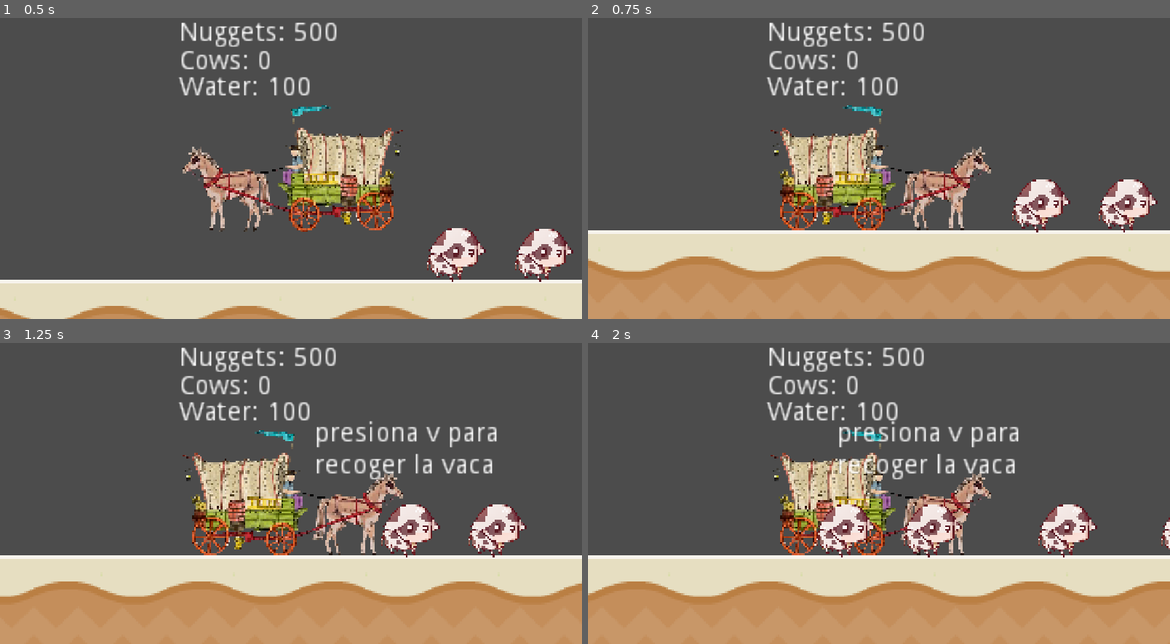
Above: before the commit, frames 1-4 (two rows, left to right).
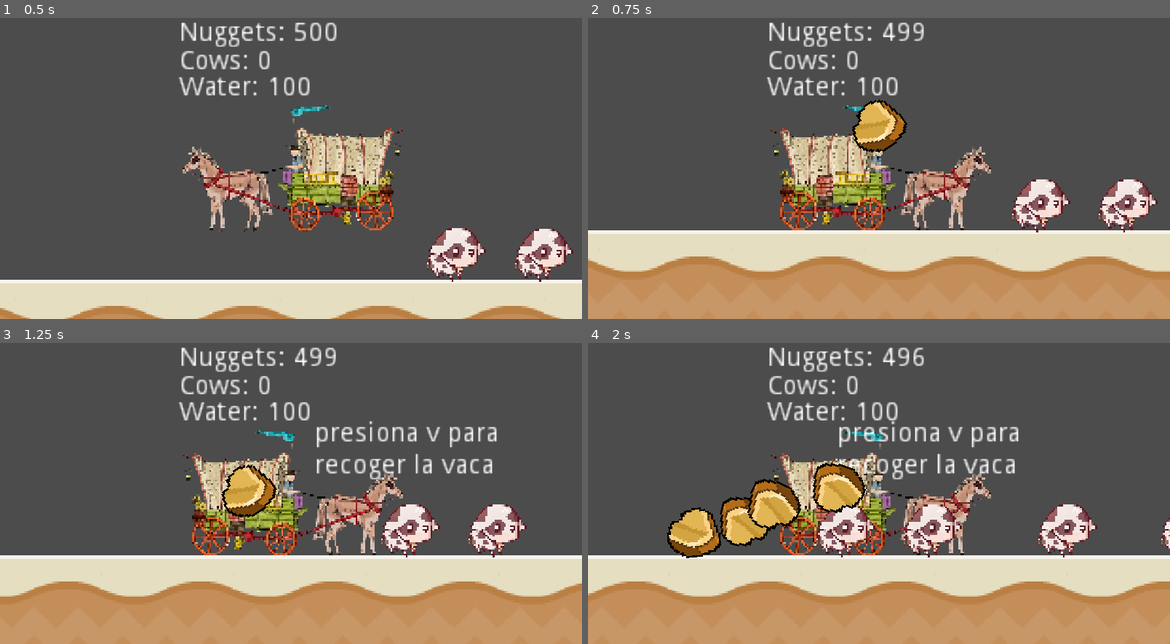
Above: after the commit, the same moments.

Repository: Asdaois/west-cow-builder
Game: Godot game, scene res://Main.tscn
Two runs of this game, one before a commit and one after it. Both use one fixed random seed, a clock stepped at 60 frames per second and the inputs below.
Inputs:
- Up to frame 1 (0.5 s): no input
- Up to frame 2 (0.75 s): hold Right (ui_right) from 0.53 s (still down); hold Up (ui_up) from 0.53 s (still down)
- Up to frame 3 (1.25 s): keep holding Right (ui_right); keep holding Up (ui_up)
- Up to frame 4 (2 s): keep holding Right (ui_right); tap V at 1.25 s; release Up (ui_up) at 1.28 s; tap Up (ui_up) at 1.35, 1.52, 1.82 s

Frame 1 is identical in both runs. In frame 2, 1.3% of the frame differs, in the area x 45-58%, y 1-45%; in frame 3, 1.3%; in frame 4, 4.5%, in the area x 13-58%, y 1-72%.

Commit message:
Add nugget drop

Diff:
--- /dev/null
+++ b/game/Main.gd
@@ -0,0 +1,33 @@
+# class_name
+extends Node2D
+
+# custom signals
+
+# enums - constant
+
+# exports variables
+
+# public - private variables
+
+# on ready variables
+
+# built-in functions
+
+func _init() -> void:
+  pass
+
+
+func _ready() -> void:
+  pass
+
+# public - private functions
+
+
+# signals handlers
+
+
+func _on_Player_drop_nugget(nugget, direction, location):
+	var n = nugget.instance()
+	add_child(n)
+	n.rotation = direction
+	n.position = location
--- a/game/Main.tscn
+++ b/game/Main.tscn
@@ -1,12 +1,14 @@
-[gd_scene load_steps=6 format=2]
+[gd_scene load_steps=7 format=2]
 
 [ext_resource path="res://player/Player.tscn" type="PackedScene" id=1]
 [ext_resource path="res://test/floor-generator/FloorGenerator.tscn" type="PackedScene" id=2]
 [ext_resource path="res://cow/Cow.tscn" type="PackedScene" id=3]
 [ext_resource path="res://base/Base.tscn" type="PackedScene" id=4]
 [ext_resource path="res://menu/Menu.tscn" type="PackedScene" id=5]
+[ext_resource path="res://Main.gd" type="Script" id=6]
 
 [node name="Main" type="Node2D"]
+script = ExtResource( 6 )
 
 [node name="Base" parent="." instance=ExtResource( 4 )]
 position = Vector2( 997, 46 )
@@ -39,3 +41,5 @@
 position = Vector2( 286, 81 )
 
 [node name="CanvasLayer" parent="." instance=ExtResource( 5 )]
+
+[connection signal="drop_nugget" from="Player" to="." method="_on_Player_drop_nugget"]
--- a/game/cow/Cow.gd
+++ b/game/cow/Cow.gd
@@ -41,7 +41,7 @@
 func _input(event) -> void:
 	if(_pickable):
 		if event.is_action_pressed("ui_down"):
-			_state = WANDER
+			_state = IDLE
 			_timer_start()
 		if event.is_action_released("ui_down"):
 			_timer_stop()
@@ -77,6 +77,8 @@
 	_update_timer = false
 	if(_pickable):
 		label.text = "presiona v para \nrecoger la vaca"
+	else:
+		label.text = ""
 
 func _update_wander():
 	_state = _pick_random_state([IDLE, WANDER])
@@ -88,7 +90,6 @@
 
 func _accelerate_towards_point(point, delta):
 	var direction = global_position.direction_to(point)
-	print("direction: " + str(direction))
 	velocity = velocity.move_toward(direction * MAX_SPEED, ACCELERATION * delta)
 	sprite.flip_h = velocity.x < 0
 
--- a/game/nugget/Nugget.tscn
+++ b/game/nugget/Nugget.tscn
@@ -2,7 +2,7 @@
 
 [ext_resource path="res://nugget/sprites/nugget.png" type="Texture" id=1]
 [ext_resource path="res://nugget/Nugget.gd" type="Script" id=2]
-[ext_resource path="res://data/Nugget.tres" type="Resource" id=3]
+[ext_resource path="res://data/player_stats/Nugget.tres" type="Resource" id=3]
 
 [sub_resource type="CapsuleShape2D" id=1]
 radius = 12.0
@@ -13,7 +13,8 @@
 height = 2.0
 
 [node name="StaticBody2D" type="RigidBody2D"]
-collision_mask = 9
+collision_layer = 0
+collision_mask = 8
 script = ExtResource( 2 )
 nugget = ExtResource( 3 )
 
--- a/game/player/Player.gd
+++ b/game/player/Player.gd
@@ -2,6 +2,7 @@
 extends KinematicBody2D
 
 # custom signals
+signal drop_nugget(nugget, direction, location)
 
 # enums - constant
 
@@ -18,6 +19,7 @@
 # public - private variables
 var velocity := Vector2.ZERO
 var timer_flag = true
+var Nugget = preload("res://nugget/Nugget.tscn")
 
 # on ready variables
 onready var animationPlayer := $AnimationPlayer
@@ -37,6 +39,12 @@
 
 func _physics_process(delta) -> void:
 	_move_state(delta)
+
+func _input(event):
+	if event.get_action_strength("ui_up"):
+		if nuggets.quantity > 0:
+			nuggets.quantity -= 1
+			emit_signal("drop_nugget", Nugget, rand_range(0, 180), global_position)
 
 # public - private functions
 func receive_damage(damage: int) -> void:
